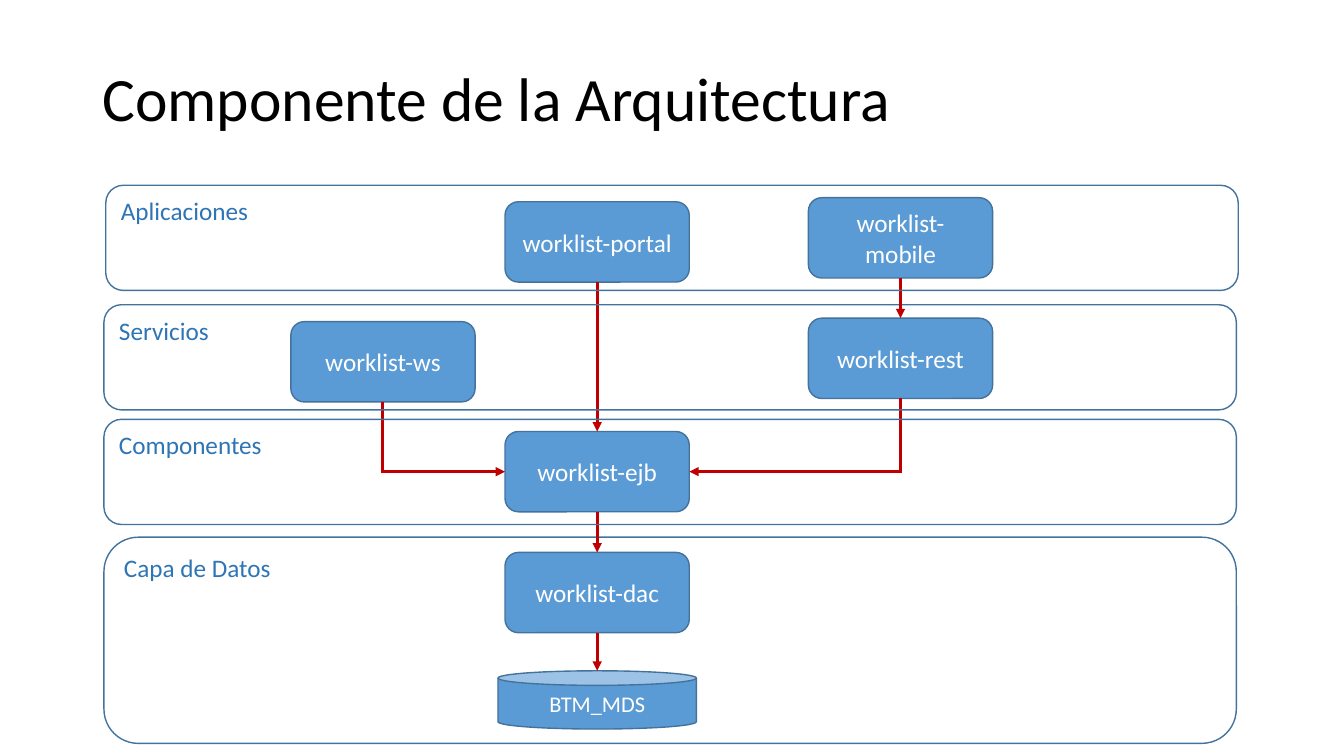
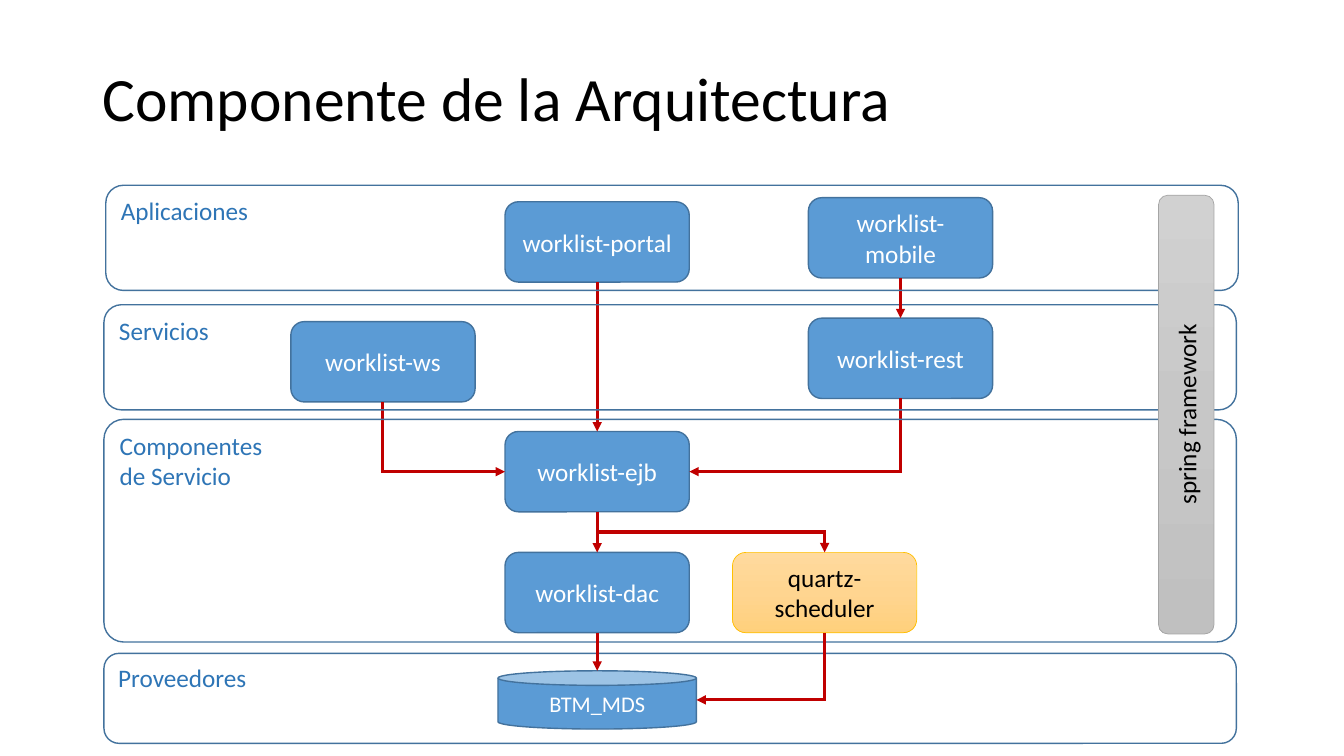
Before and after one commit to upcevo201402/bpm-btm, a slide deck: slide 3 of Diseno/Concepto_Arquitectura.pptx. Drawn at 1344x756 pixels with LibreOffice and Linux fonts; fonts in the diff are those of the drawing. Boxes give left, top, right and bottom in pixels: in the first picture for what was removed or moved away, otherwise in the second. Text is boxed around its words. In the diff, an @@ line names an element or a change of style, - is before the commit and + after.

Commit message:
Diseño: Trazabilidad de componentes con requeriientos y ajustes arquitecturales

```diff
--- a/Diseno/Concepto_Arquitectura.pptx
+++ b/Diseno/Concepto_Arquitectura.pptx
@@ rounded rectangle added at (1158,196,1214,634), fill gradient #D2D2D2 to #C8C8C8 to #C0C0C0, outline #A5A5A5 0.5 pt, 18 pt, text #000000 @@
+spring framework
@@ rounded rectangle "Componentes de Servicio": place and size @@
-rounded rectangle "Componentes de Servicio" at (104,419,1236,524)
+rounded rectangle "Componentes de Servicio" at (104,419,1236,642)
@@ rounded rectangle "Componentes de Servicio" at (104,419,1236,642): proportions changed @@
@@ text in rounded rectangle at (120,438,263,485): text changed @@
-Componentes
+Componentes
+de Servicio
@@ elbow arrow added from (597, 512) to (825, 553), #C00000 2.25 pt @@
@@ rounded rectangle added at (733,553,918,633), fill gradient #FFDB9E to #FFD590 to #FFD07C, outline #FFC000 0.5 pt, 18 pt, text #000000 @@
+quartz-scheduler
@@ rounded rectangle "Proveedores": place and size @@
-rounded rectangle "Proveedores" at (104,537,1236,744)
+rounded rectangle "Proveedores" at (104,653,1236,743)
@@ elbow arrow added from (825, 633) to (697, 700), #C00000 2.25 pt @@
@@ text in rounded rectangle at (118,669,246,687): text changed @@
-Capa de Datos
+Proveedores
```
Also in this commit, not shown: 1 other slide changed, 5 slides added, 1 other file.
